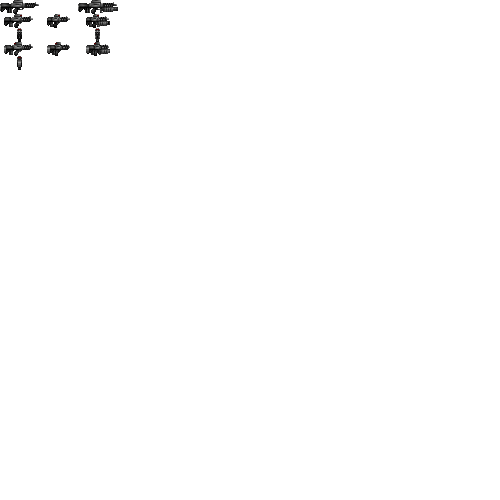
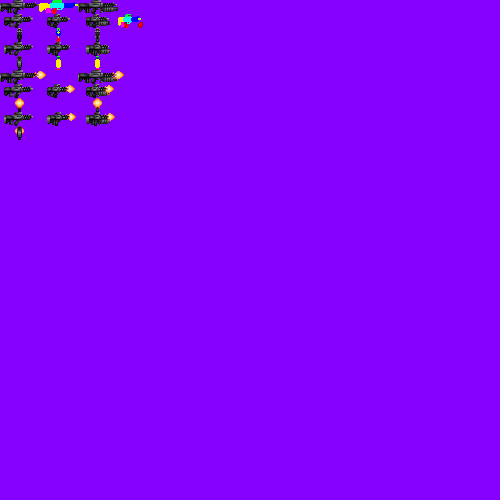
Revision of a layered 500px x 500px image; what changed, layer by layer:
added group "Copy of Group 6" with 8 layers above "Group 6" over [0, 64, 192, 256]
added layer "Copy of Paint Layer 8" (25%) in group "Copy of Group 6" over [0, 64, 128, 128]
added layer "Paint Layer 8" (75%) in group "Copy of Group 6" over [0, 64, 128, 128]
added layer "Paint Layer 7" in group "Copy of Group 6" over [0, 64, 192, 192]
added layer "Paint Layer 5" (1st of 2, in "Copy of Group 6") in group "Copy of Group 6" over [64, 64, 128, 192]
added layer "Paint Layer 3" (1st of 2, in "Copy of Group 6") in group "Copy of Group 6" over [64, 64, 128, 192]
added layer "Paint Layer 4" (1st of 2, in "Copy of Group 6") in group "Copy of Group 6" over [64, 64, 128, 192]
added layer "Paint Layer 3(pasted)" (1st of 3, in "Copy of Group 6") in group "Copy of Group 6" over [0, 64, 128, 256]
added group "Group 6" with 5 layers above "Paint Layer 3(pasted)" over [0, 0, 192, 128]
moved "Paint Layer 5" (2nd of 2, in "Group 6") into group "Group 6" over [64, 0, 128, 64]
moved "Paint Layer 3" (2nd of 2, in "Group 6") into group "Group 6" over [64, 0, 192, 64]
moved "Paint Layer 4" (2nd of 2, in "Group 6") into group "Group 6" over [64, 0, 128, 64]
moved "Paint Layer 3(pasted)" (2nd of 3, in "Group 6") into group "Group 6" over [0, 0, 192, 128]
showed "Paint Layer 2" (2nd of 2, in "Group 6"), moved it into group "Group 6" over [0, 0, 192, 128]
showed "Background" over [0, 0, 500, 500]
